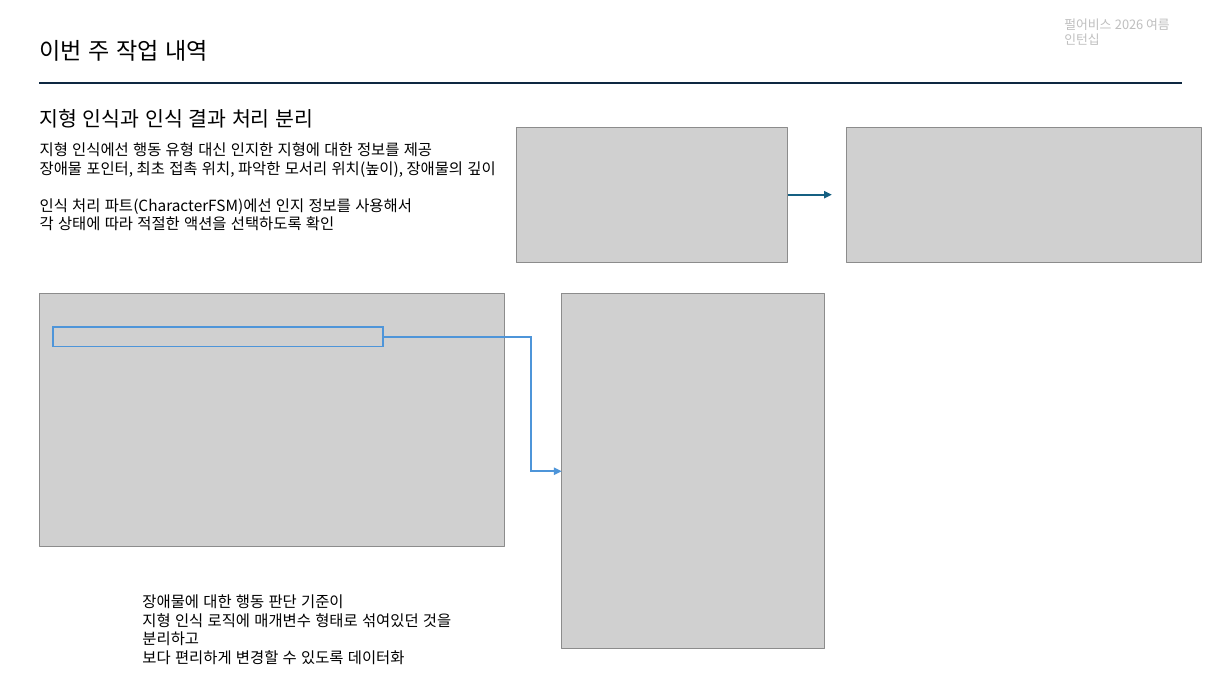
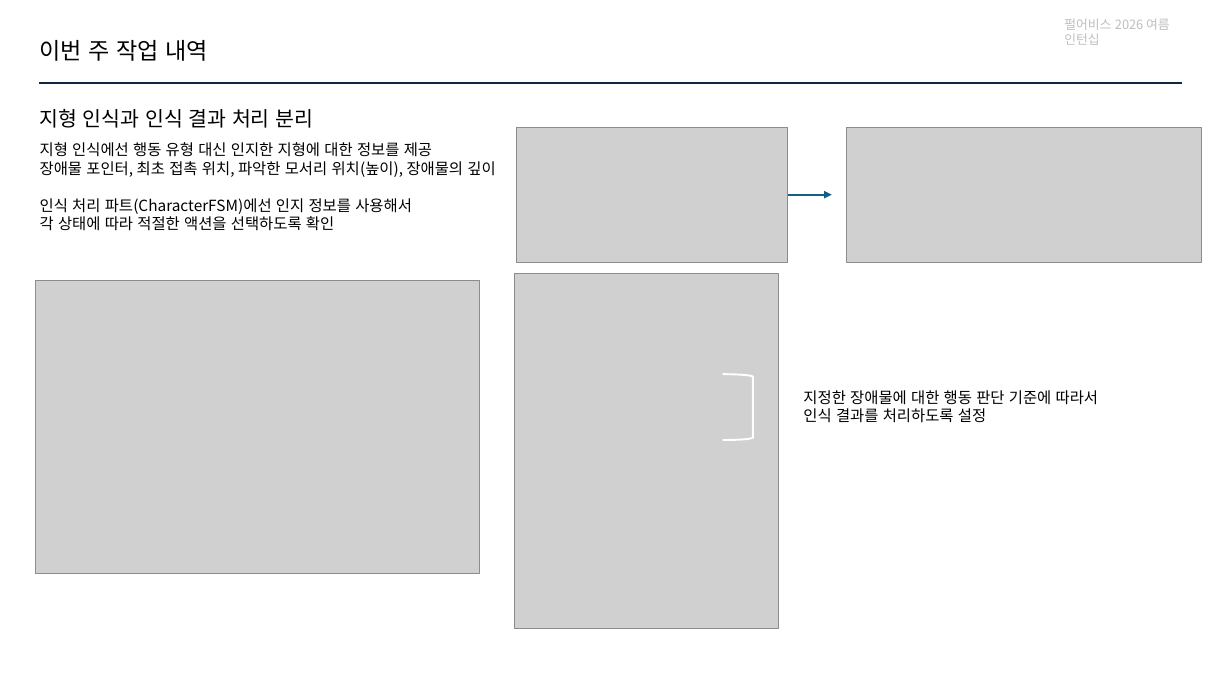
Before and after one commit to jhk0701/PA26-Character-Animation-Parkour, a slide deck: slide 3 of PPT/week5.pptx. Drawn at 1232x693 pixels with LibreOffice and Linux fonts; fonts in the diff are those of the drawing; grey boxes stand for pictures. Boxes give left, top, right and bottom in pixels: in the first picture for what was removed or moved away, otherwise in the second. Text is boxed around its words. In the diff, an @@ line names an element or a change of style, - is before the commit and + after.

```diff
--- a/PPT/week5.pptx
+++ b/PPT/week5.pptx
@@ picture: place and size @@
-picture at (39, 294, 504, 547)
+picture at (35, 280, 480, 573)
@@ picture: place and size @@
-picture at (562, 294, 825, 650)
+picture at (515, 274, 778, 629)
@@ rectangle removed at (53, 326, 383, 347) @@
@@ elbow arrow removed from (384, 336) to (562, 471) @@
@@ right bracket added at (723, 374, 753, 440), outline #FFFFFF 1.5 pt @@
@@ text at (803, 390, 1098, 423): text changed @@
-장애물에 대한 행동 판단 기준이
-지형 인식 로직에 매개변수 형태로 섞여있던 것을 분리하고
-보다 편리하게 변경할 수 있도록 데이터화
+지정한 장애물에 대한 행동 판단 기준에 따라서
+인식 결과를 처리하도록 설정
```
Also in this commit, not shown: 6 other slides changed, 2 slides added, 5 other files.
